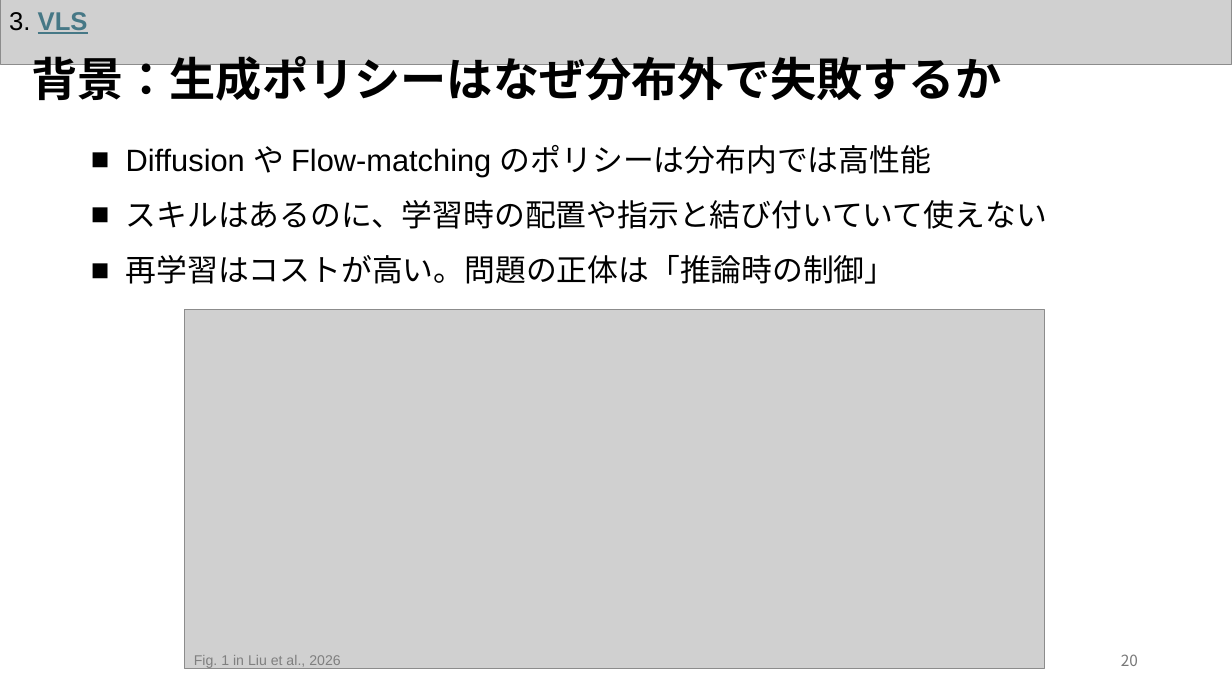
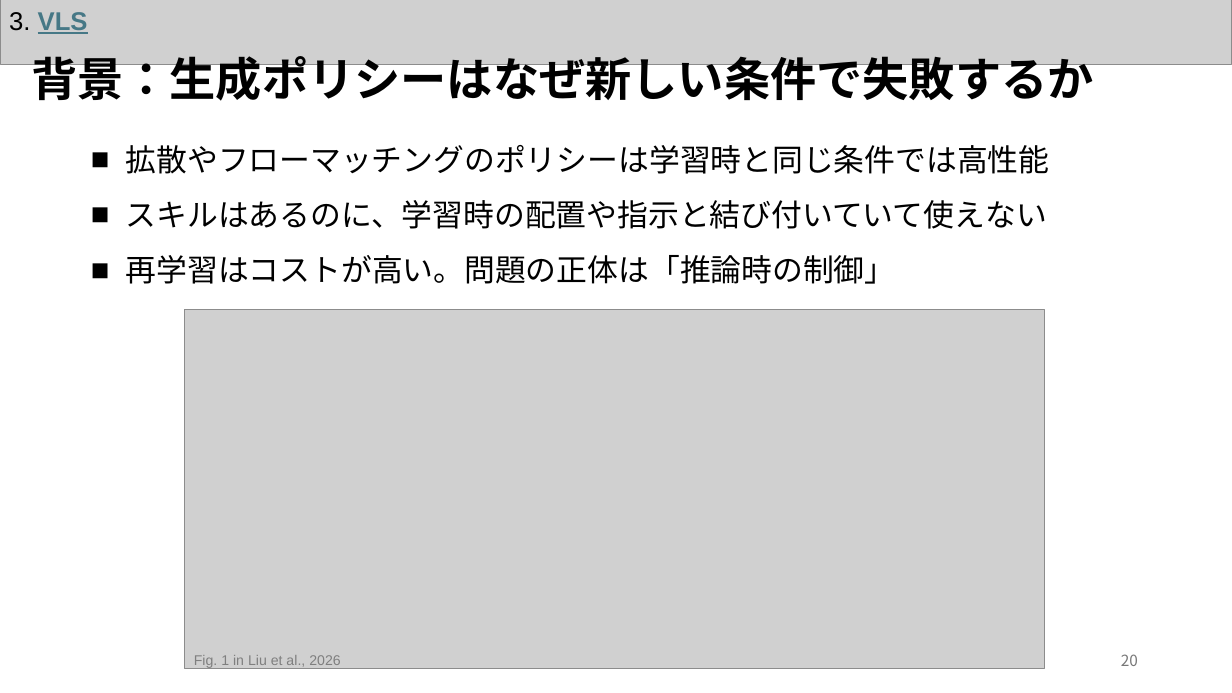
Before and after one commit to Azuma413/PaperPresentationSlides, a slide deck: slide 21 of 20261105_KaneyoshiHiratsuka_SurveySlide.pptx. Drawn at 1232x693 pixels with LibreOffice and Linux fonts; fonts in the diff are those of the drawing; grey boxes stand for pictures. Boxes give left, top, right and bottom in pixels: in the first picture for what was removed or moved away, otherwise in the second. Text is boxed around its words. In the diff, an @@ line names an element or a change of style, - is before the commit and + after.

```diff
--- a/20261105_KaneyoshiHiratsuka_SurveySlide.pptx
+++ b/20261105_KaneyoshiHiratsuka_SurveySlide.pptx
@@ text at <box>31,56,1094,108</box>: text changed @@
-背景：生成ポリシーはなぜ分布外で失敗するか
+背景：生成ポリシーはなぜ新しい条件で失敗するか
@@ text at <box>126,145,1050,174</box>: text changed @@
-■ Diffusion や Flow-matching のポリシーは分布内では高性能
+■ 拡散やフローマッチングのポリシーは学習時と同じ条件では高性能
```
Also in this commit, not shown: 21 other slides changed, 3 other files.
